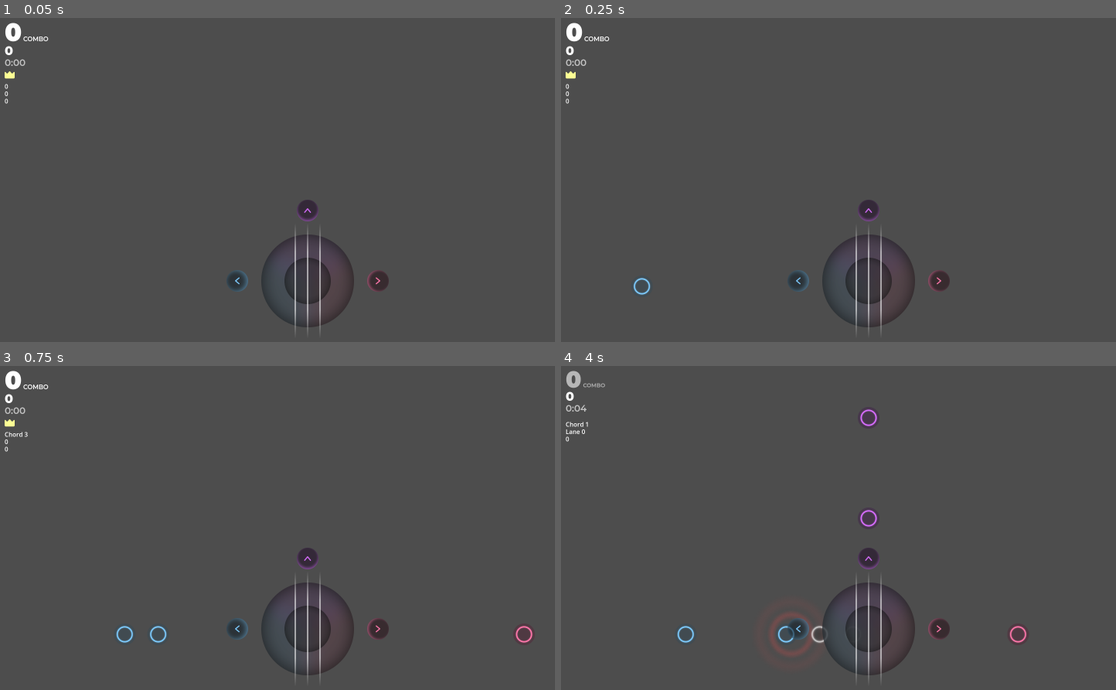
Above: before the commit, frames 1-4 (two rows, left to right).
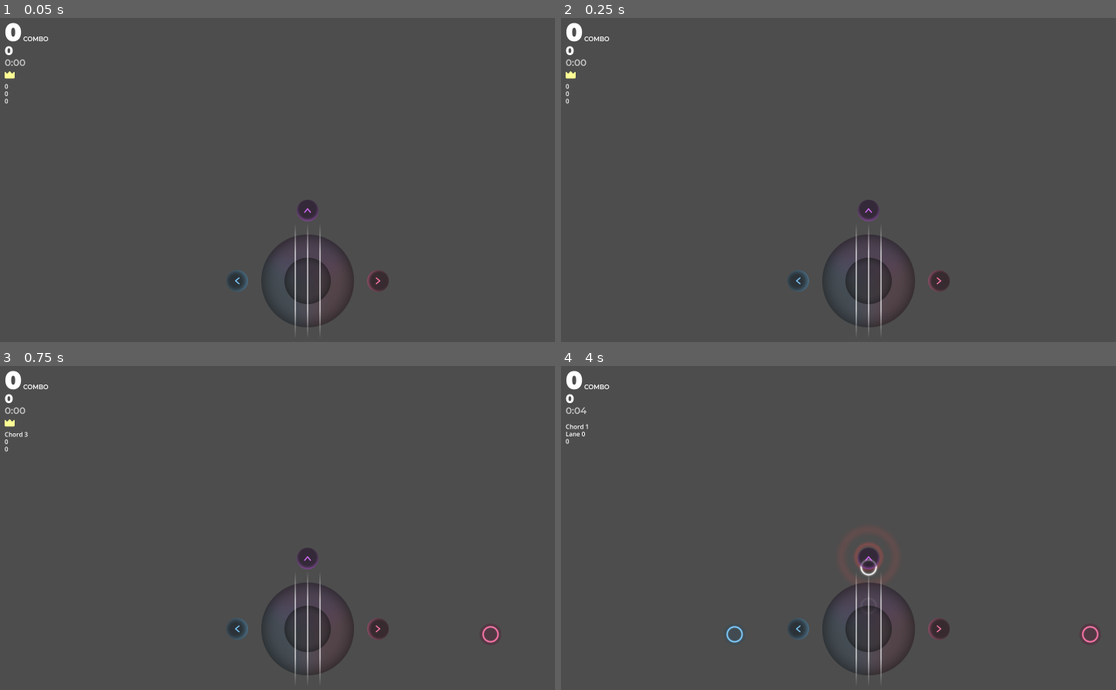
Above: after the commit, the same moments.

Repository: Mikeasaurus/ProjectEruption
Game: Godot game, scene res://main.tscn
Two runs of this game, one before a commit and one after it. Both use one fixed random seed, a clock stepped at 60 frames per second and the inputs below.
Inputs:
- Up to frame 1 (0.05 s): no input
- Up to frame 2 (0.25 s): no input
- Up to frame 3 (0.75 s): hold , (rightChord) from 0.53 s (still down); tap L (bottomChord) at 0.6 s
- Up to frame 4 (4 s): release , (rightChord) at 1.28 s; hold K (leftChord) 1.28-2.03 s; tap one key every 0.75 s from 1.35 s: O (topChord) W (topLane) L (bottomChord) O (topChord); hold , (rightChord) 2.03-3.53 s; hold K (leftChord) from 3.53 s (still down)

Frame 1 is identical in both runs. In frame 2, less than 0.1% of the frame differs, in the area x 13-17%, y 80-86%; in frame 3, 0.2%; in frame 4, 1.3%, in the area x 0-97%, y 1-90%.

Commit message:
Iter 1.1 : random fixes

Diff:
--- a/main.gd
+++ b/main.gd
@@ -58,8 +58,8 @@
 
 func playSequenceTest() -> void:
 	while true: # temp
-		#await get_tree().create_timer(randf_range(.2,.8)).timeout
-		await get_tree().create_timer(.2).timeout
+		await get_tree().create_timer(randf_range(.2,.8)).timeout
+		#await get_tree().create_timer(.2).timeout
 		match (randi_range(0,2)):
 			0:
 				leftLane.initNote()
--- a/main.tscn
+++ b/main.tscn
@@ -9,34 +9,6 @@
 [ext_resource type="FontFile" uid="uid://cy633oddw802w" path="res://fonts/SemiBold.ttf" id="5_053io"]
 [ext_resource type="FontFile" uid="uid://c4h2rsv2ycogn" path="res://fonts/ExtraBold.ttf" id="6_6aqnb"]
 [ext_resource type="Texture2D" uid="uid://qj3vc0hjq6d" path="res://textures/PerfectGame.png" id="8_jjgfq"]
-
-[sub_resource type="Animation" id="Animation_31yhh"]
-resource_name = "comboAdd"
-length = 0.1
-tracks/0/type = "value"
-tracks/0/imported = false
-tracks/0/enabled = true
-tracks/0/path = NodePath("comboR/combo:theme_override_font_sizes/font_size")
-tracks/0/interp = 1
-tracks/0/loop_wrap = true
-tracks/0/keys = {
-"times": PackedFloat32Array(0, 0.0333333, 0.1),
-"transitions": PackedFloat32Array(1, 1, 1),
-"update": 0,
-"values": [64, 68, 64]
-}
-tracks/1/type = "value"
-tracks/1/imported = false
-tracks/1/enabled = true
-tracks/1/path = NodePath("comboR:modulate")
-tracks/1/interp = 1
-tracks/1/loop_wrap = true
-tracks/1/keys = {
-"times": PackedFloat32Array(0, 0.1),
-"transitions": PackedFloat32Array(1, 1),
-"update": 0,
-"values": [Color(1, 1, 1, 1), Color(1, 1, 1, 1)]
-}
 
 [sub_resource type="Animation" id="Animation_8utjc"]
 length = 0.001
@@ -77,6 +49,34 @@
 "values": [16]
 }
 
+[sub_resource type="Animation" id="Animation_31yhh"]
+resource_name = "comboAdd"
+length = 0.1
+tracks/0/type = "value"
+tracks/0/imported = false
+tracks/0/enabled = true
+tracks/0/path = NodePath("comboR/combo:theme_override_font_sizes/font_size")
+tracks/0/interp = 1
+tracks/0/loop_wrap = true
+tracks/0/keys = {
+"times": PackedFloat32Array(0, 0.0333333, 0.1),
+"transitions": PackedFloat32Array(1, 1, 1),
+"update": 0,
+"values": [64, 68, 64]
+}
+tracks/1/type = "value"
+tracks/1/imported = false
+tracks/1/enabled = true
+tracks/1/path = NodePath("comboR:modulate")
+tracks/1/interp = 1
+tracks/1/loop_wrap = true
+tracks/1/keys = {
+"times": PackedFloat32Array(0, 0.1),
+"transitions": PackedFloat32Array(1, 1),
+"update": 0,
+"values": [Color(1, 1, 1, 1), Color(1, 1, 1, 1)]
+}
+
 [sub_resource type="Animation" id="Animation_7kcpr"]
 resource_name = "comboFail"
 length = 0.3
--- a/scenes/Catcher.tscn
+++ b/scenes/Catcher.tscn
@@ -84,6 +84,58 @@
 "values": [Vector2(64, 64)]
 }
 
+[sub_resource type="Animation" id="Animation_lrm27"]
+resource_name = "catcherEnabled"
+length = 0.1
+tracks/0/type = "value"
+tracks/0/imported = false
+tracks/0/enabled = true
+tracks/0/path = NodePath("bg:custom_minimum_size")
+tracks/0/interp = 1
+tracks/0/loop_wrap = true
+tracks/0/keys = {
+"times": PackedFloat32Array(0, 0.1),
+"transitions": PackedFloat32Array(1, 1),
+"update": 0,
+"values": [Vector2(56, 56), Vector2(64, 64)]
+}
+tracks/1/type = "value"
+tracks/1/imported = false
+tracks/1/enabled = true
+tracks/1/path = NodePath("arrow:custom_minimum_size")
+tracks/1/interp = 1
+tracks/1/loop_wrap = true
+tracks/1/keys = {
+"times": PackedFloat32Array(0, 0.1),
+"transitions": PackedFloat32Array(1, 1),
+"update": 0,
+"values": [Vector2(18, 12), Vector2(24, 12)]
+}
+tracks/2/type = "value"
+tracks/2/imported = false
+tracks/2/enabled = true
+tracks/2/path = NodePath("active:modulate")
+tracks/2/interp = 1
+tracks/2/loop_wrap = true
+tracks/2/keys = {
+"times": PackedFloat32Array(0, 0.1),
+"transitions": PackedFloat32Array(1, 1),
+"update": 0,
+"values": [Color(1, 1, 1, 0), Color(1, 1, 1, 1)]
+}
+tracks/3/type = "value"
+tracks/3/imported = false
+tracks/3/enabled = true
+tracks/3/path = NodePath("bg:modulate")
+tracks/3/interp = 1
+tracks/3/loop_wrap = true
+tracks/3/keys = {
+"times": PackedFloat32Array(0, 0.1),
+"transitions": PackedFloat32Array(1, 1),
+"update": 0,
+"values": [Color(1, 1, 1, 1), Color(1, 1, 1, 0)]
+}
+
 [sub_resource type="Animation" id="Animation_ef5q3"]
 resource_name = "noteCatched"
 length = 0.1
@@ -134,58 +186,6 @@
 "transitions": PackedFloat32Array(1, 1, 1),
 "update": 0,
 "values": [Vector2(64, 64), Vector2(52, 52), Vector2(64, 64)]
-}
-
-[sub_resource type="Animation" id="Animation_lrm27"]
-resource_name = "catcherEnabled"
-length = 0.1
-tracks/0/type = "value"
-tracks/0/imported = false
-tracks/0/enabled = true
-tracks/0/path = NodePath("bg:custom_minimum_size")
-tracks/0/interp = 1
-tracks/0/loop_wrap = true
-tracks/0/keys = {
-"times": PackedFloat32Array(0, 0.1),
-"transitions": PackedFloat32Array(1, 1),
-"update": 0,
-"values": [Vector2(56, 56), Vector2(64, 64)]
-}
-tracks/1/type = "value"
-tracks/1/imported = false
-tracks/1/enabled = true
-tracks/1/path = NodePath("arrow:custom_minimum_size")
-tracks/1/interp = 1
-tracks/1/loop_wrap = true
-tracks/1/keys = {
-"times": PackedFloat32Array(0, 0.1),
-"transitions": PackedFloat32Array(1, 1),
-"update": 0,
-"values": [Vector2(18, 12), Vector2(24, 12)]
-}
-tracks/2/type = "value"
-tracks/2/imported = false
-tracks/2/enabled = true
-tracks/2/path = NodePath("active:modulate")
-tracks/2/interp = 1
-tracks/2/loop_wrap = true
-tracks/2/keys = {
-"times": PackedFloat32Array(0, 0.1),
-"transitions": PackedFloat32Array(1, 1),
-"update": 0,
-"values": [Color(1, 1, 1, 0), Color(1, 1, 1, 1)]
-}
-tracks/3/type = "value"
-tracks/3/imported = false
-tracks/3/enabled = true
-tracks/3/path = NodePath("bg:modulate")
-tracks/3/interp = 1
-tracks/3/loop_wrap = true
-tracks/3/keys = {
-"times": PackedFloat32Array(0, 0.1),
-"transitions": PackedFloat32Array(1, 1),
-"update": 0,
-"values": [Color(1, 1, 1, 1), Color(1, 1, 1, 0)]
 }
 
 [sub_resource type="AnimationLibrary" id="AnimationLibrary_l4tt5"]
@@ -258,6 +258,58 @@
 "values": [Vector2(64, 64)]
 }
 
+[sub_resource type="Animation" id="Animation_mgmur"]
+resource_name = "catcherEnabled"
+length = 0.1
+tracks/0/type = "value"
+tracks/0/imported = false
+tracks/0/enabled = true
+tracks/0/path = NodePath("active:modulate")
+tracks/0/interp = 1
+tracks/0/loop_wrap = true
+tracks/0/keys = {
+"times": PackedFloat32Array(0, 0.1),
+"transitions": PackedFloat32Array(1, 1),
+"update": 0,
+"values": [Color(1, 1, 1, 0), Color(1, 1, 1, 1)]
+}
+tracks/1/type = "value"
+tracks/1/imported = false
+tracks/1/enabled = true
+tracks/1/path = NodePath("bg:custom_minimum_size")
+tracks/1/interp = 1
+tracks/1/loop_wrap = true
+tracks/1/keys = {
+"times": PackedFloat32Array(0, 0.1),
+"transitions": PackedFloat32Array(1, 1),
+"update": 0,
+"values": [Vector2(56, 56), Vector2(64, 64)]
+}
+tracks/2/type = "value"
+tracks/2/imported = false
+tracks/2/enabled = true
+tracks/2/path = NodePath("bg:modulate")
+tracks/2/interp = 1
+tracks/2/loop_wrap = true
+tracks/2/keys = {
+"times": PackedFloat32Array(0, 0.1),
+"transitions": PackedFloat32Array(1, 1),
+"update": 0,
+"values": [Color(1, 1, 1, 1), Color(1, 1, 1, 0)]
+}
+tracks/3/type = "value"
+tracks/3/imported = false
+tracks/3/enabled = true
+tracks/3/path = NodePath("arrow:custom_minimum_size")
+tracks/3/interp = 1
+tracks/3/loop_wrap = true
+tracks/3/keys = {
+"times": PackedFloat32Array(0, 0.1),
+"transitions": PackedFloat32Array(1, 1),
+"update": 0,
+"values": [Vector2(12, 18), Vector2(12, 24)]
+}
+
 [sub_resource type="Animation" id="Animation_48d8g"]
 resource_name = "noteCatched"
 length = 0.1
@@ -308,58 +360,6 @@
 "transitions": PackedFloat32Array(1, 1),
 "update": 0,
 "values": [Color(1, 1, 1, 0), Color(1, 1, 1, 0)]
-}
-
-[sub_resource type="Animation" id="Animation_mgmur"]
-resource_name = "catcherEnabled"
-length = 0.1
-tracks/0/type = "value"
-tracks/0/imported = false
-tracks/0/enabled = true
-tracks/0/path = NodePath("active:modulate")
-tracks/0/interp = 1
-tracks/0/loop_wrap = true
-tracks/0/keys = {
-"times": PackedFloat32Array(0, 0.1),
-"transitions": PackedFloat32Array(1, 1),
-"update": 0,
-"values": [Color(1, 1, 1, 0), Color(1, 1, 1, 1)]
-}
-tracks/1/type = "value"
-tracks/1/imported = false
-tracks/1/enabled = true
-tracks/1/path = NodePath("bg:custom_minimum_size")
-tracks/1/interp = 1
-tracks/1/loop_wrap = true
-tracks/1/keys = {
-"times": PackedFloat32Array(0, 0.1),
-"transitions": PackedFloat32Array(1, 1),
-"update": 0,
-"values": [Vector2(56, 56), Vector2(64, 64)]
-}
-tracks/2/type = "value"
-tracks/2/imported = false
-tracks/2/enabled = true
-tracks/2/path = NodePath("bg:modulate")
-tracks/2/interp = 1
-tracks/2/loop_wrap = true
-tracks/2/keys = {
-"times": PackedFloat32Array(0, 0.1),
-"transitions": PackedFloat32Array(1, 1),
-"update": 0,
-"values": [Color(1, 1, 1, 1), Color(1, 1, 1, 0)]
-}
-tracks/3/type = "value"
-tracks/3/imported = false
-tracks/3/enabled = true
-tracks/3/path = NodePath("arrow:custom_minimum_size")
-tracks/3/interp = 1
-tracks/3/loop_wrap = true
-tracks/3/keys = {
-"times": PackedFloat32Array(0, 0.1),
-"transitions": PackedFloat32Array(1, 1),
-"update": 0,
-"values": [Vector2(12, 18), Vector2(12, 24)]
 }
 
 [sub_resource type="AnimationLibrary" id="AnimationLibrary_bq3yp"]
@@ -432,6 +432,58 @@
 "values": [Vector2(64, 64)]
 }
 
+[sub_resource type="Animation" id="Animation_xyh17"]
+resource_name = "catcherEnabled"
+length = 0.1
+tracks/0/type = "value"
+tracks/0/imported = false
+tracks/0/enabled = true
+tracks/0/path = NodePath("bg:custom_minimum_size")
+tracks/0/interp = 1
+tracks/0/loop_wrap = true
+tracks/0/keys = {
+"times": PackedFloat32Array(0, 0.1),
+"transitions": PackedFloat32Array(1, 1),
+"update": 0,
+"values": [Vector2(56, 56), Vector2(64, 64)]
+}
+tracks/1/type = "value"
+tracks/1/imported = false
+tracks/1/enabled = true
+tracks/1/path = NodePath("bg:modulate")
+tracks/1/interp = 1
+tracks/1/loop_wrap = true
+tracks/1/keys = {
+"times": PackedFloat32Array(0, 0.1),
+"transitions": PackedFloat32Array(1, 1),
+"update": 0,
+"values": [Color(1, 1, 1, 1), Color(1, 1, 1, 0)]
+}
+tracks/2/type = "value"
+tracks/2/imported = false
+tracks/2/enabled = true
+tracks/2/path = NodePath("active:modulate")
+tracks/2/interp = 1
+tracks/2/loop_wrap = true
+tracks/2/keys = {
+"times": PackedFloat32Array(0, 0.1),
+"transitions": PackedFloat32Array(1, 1),
+"update": 0,
+"values": [Color(1, 1, 1, 0), Color(1, 1, 1, 1)]
+}
+tracks/3/type = "value"
+tracks/3/imported = false
+tracks/3/enabled = true
+tracks/3/path = NodePath("arrow:custom_minimum_size")
+tracks/3/interp = 1
+tracks/3/loop_wrap = true
+tracks/3/keys = {
+"times": PackedFloat32Array(0, 0.1),
+"transitions": PackedFloat32Array(1, 1),
+"update": 0,
+"values": [Vector2(12, 18), Vector2(12, 24)]
+}
+
 [sub_resource type="Animation" id="Animation_yecvv"]
 resource_name = "noteCatched"
 length = 0.1
@@ -482,58 +534,6 @@
 "transitions": PackedFloat32Array(1, 1),
 "update": 0,
 "values": [Color(1, 1, 1, 0), Color(1, 1, 1, 0)]
-}
-
-[sub_resource type="Animation" id="Animation_xyh17"]
-resource_name = "catcherEnabled"
-length = 0.1
-tracks/0/type = "value"
-tracks/0/imported = false
-tracks/0/enabled = true
-tracks/0/path = NodePath("bg:custom_minimum_size")
-tracks/0/interp = 1
-tracks/0/loop_wrap = true
-tracks/0/keys = {
-"times": PackedFloat32Array(0, 0.1),
-"transitions": PackedFloat32Array(1, 1),
-"update": 0,
-"values": [Vector2(56, 56), Vector2(64, 64)]
-}
-tracks/1/type = "value"
-tracks/1/imported = false
-tracks/1/enabled = true
-tracks/1/path = NodePath("bg:modulate")
-tracks/1/interp = 1
-tracks/1/loop_wrap = true
-tracks/1/keys = {
-"times": PackedFloat32Array(0, 0.1),
-"transitions": PackedFloat32Array(1, 1),
-"update": 0,
-"values": [Color(1, 1, 1, 1), Color(1, 1, 1, 0)]
-}
-tracks/2/type = "value"
-tracks/2/imported = false
-tracks/2/enabled = true
-tracks/2/path = NodePath("active:modulate")
-tracks/2/interp = 1
-tracks/2/loop_wrap = true
-tracks/2/keys = {
-"times": PackedFloat32Array(0, 0.1),
-"transitions": PackedFloat32Array(1, 1),
-"update": 0,
-"values": [Color(1, 1, 1, 0), Color(1, 1, 1, 1)]
-}
-tracks/3/type = "value"
-tracks/3/imported = false
-tracks/3/enabled = true
-tracks/3/path = NodePath("arrow:custom_minimum_size")
-tracks/3/interp = 1
-tracks/3/loop_wrap = true
-tracks/3/keys = {
-"times": PackedFloat32Array(0, 0.1),
-"transitions": PackedFloat32Array(1, 1),
-"update": 0,
-"values": [Vector2(12, 18), Vector2(12, 24)]
 }
 
 [sub_resource type="AnimationLibrary" id="AnimationLibrary_dxijt"]
@@ -543,6 +543,45 @@
 "noteCatched": SubResource("Animation_yecvv")
 }
 
+[sub_resource type="Animation" id="Animation_28dkk"]
+length = 0.001
+tracks/0/type = "value"
+tracks/0/imported = false
+tracks/0/enabled = true
+tracks/0/path = NodePath("background/left:modulate")
+tracks/0/interp = 1
+tracks/0/loop_wrap = true
+tracks/0/keys = {
+"times": PackedFloat32Array(0),
+"transitions": PackedFloat32Array(1),
+"update": 0,
+"values": [Color(1, 1, 1, 0)]
+}
+tracks/1/type = "value"
+tracks/1/imported = false
+tracks/1/enabled = true
+tracks/1/path = NodePath("background/right:modulate")
+tracks/1/interp = 1
+tracks/1/loop_wrap = true
+tracks/1/keys = {
+"times": PackedFloat32Array(0),
+"transitions": PackedFloat32Array(1),
+"update": 0,
+"values": [Color(1, 1, 1, 0)]
+}
+tracks/2/type = "value"
+tracks/2/imported = false
+tracks/2/enabled = true
+tracks/2/path = NodePath("background/top:modulate")
+tracks/2/interp = 1
+tracks/2/loop_wrap = true
+tracks/2/keys = {
+"times": PackedFloat32Array(0),
+"transitions": PackedFloat32Array(1),
+"update": 0,
+"values": [Color(1, 1, 1, 0)]
+}
+
 [sub_resource type="Animation" id="Animation_obtt4"]
 resource_name = "leftBg"
 length = 0.4
@@ -557,45 +596,6 @@
 "transitions": PackedFloat32Array(1, 1),
 "update": 0,
 "values": [Color(1, 1, 1, 1), Color(1, 1, 1, 0)]
-}
-
-[sub_resource type="Animation" id="Animation_28dkk"]
-length = 0.001
-tracks/0/type = "value"
-tracks/0/imported = false
-tracks/0/enabled = true
-tracks/0/path = NodePath("background/left:modulate")
-tracks/0/interp = 1
-tracks/0/loop_wrap = true
-tracks/0/keys = {
-"times": PackedFloat32Array(0),
-"transitions": PackedFloat32Array(1),
-"update": 0,
-"values": [Color(1, 1, 1, 0)]
-}
-tracks/1/type = "value"
-tracks/1/imported = false
-tracks/1/enabled = true
-tracks/1/path = NodePath("background/right:modulate")
-tracks/1/interp = 1
-tracks/1/loop_wrap = true
-tracks/1/keys = {
-"times": PackedFloat32Array(0),
-"transitions": PackedFloat32Array(1),
-"update": 0,
-"values": [Color(1, 1, 1, 0)]
-}
-tracks/2/type = "value"
-tracks/2/imported = false
-tracks/2/enabled = true
-tracks/2/path = NodePath("background/top:modulate")
-tracks/2/interp = 1
-tracks/2/loop_wrap = true
-tracks/2/keys = {
-"times": PackedFloat32Array(0),
-"transitions": PackedFloat32Array(1),
-"update": 0,
-"values": [Color(1, 1, 1, 0)]
 }
 
 [sub_resource type="Animation" id="Animation_71k1e"]
--- a/scripts/global/Overseer.gd
+++ b/scripts/global/Overseer.gd
@@ -26,13 +26,14 @@
 	self.combo = 0
 	self.isPerfect = true
 
+# Note warners
+func catchLaneNote(lane: int):
+	self.lane_note_catched.emit(lane)
+
 # Inputs warners
 func changeLane(lane: int):
 	self.currentLane = lane
 	self.lane_changed.emit(lane)
-
-func catchLaneNote(lane: int):
-	self.lane_note_catched.emit(lane)
 
 func pressChord(chord: int):
 	self.chord_pressed.emit(chord)
